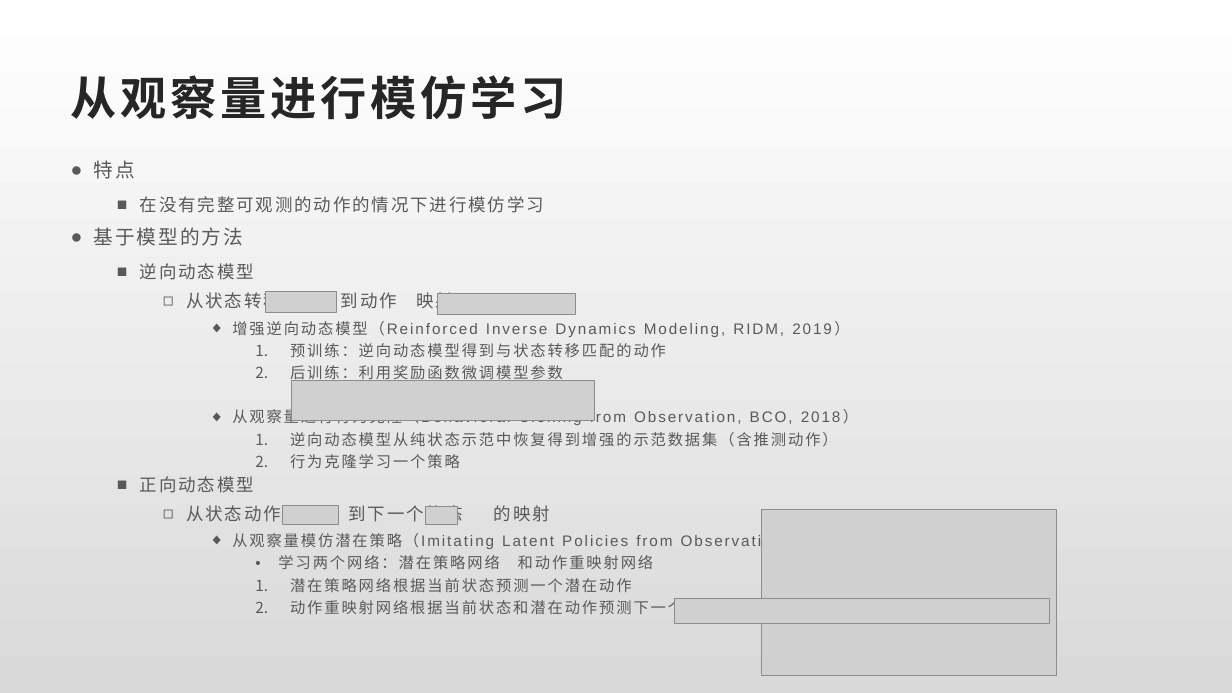
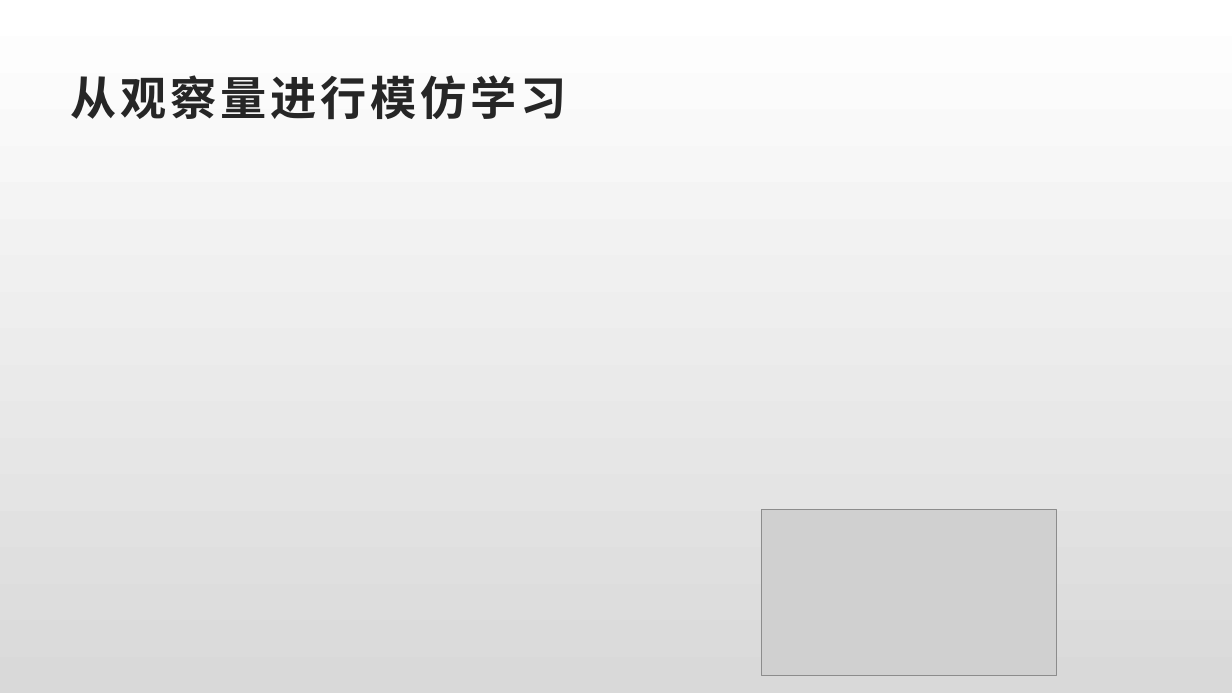
Before and after one commit to youchenlong/Code, a slide deck: slide 30 of Python/RL/深度强化学习.pptx (slide 22 before the commit). Drawn at 1232x693 pixels with LibreOffice and Linux fonts; fonts in the diff are those of the drawing; grey boxes stand for pictures; background and template pictures are left out. Boxes give left, top, right and bottom in pixels: in the first picture for what was removed or moved away, otherwise in the second. Text is boxed around its words. In the diff, an @@ line names an element or a change of style, - is before the commit and + after.

```diff
--- a/Python/RL/深度强化学习.pptx
+++ b/Python/RL/深度强化学习.pptx
@@ text removed at (94, 160, 841, 618) @@
-● 特点
-  ■ 在没有完整可观测的动作的情况下进行模仿学习
-● 基于模型的方法
-  ■ 逆向动态模型
-    ◻ 从状态转移 到动作 映射
-      ◆ 增强逆向动态模型（Reinforced Inverse Dynamics Modeling, RIDM, 2019）
-        1. 预训练：逆向动态模型得到与状态转移匹配的动作
-        2. 后训练：利用奖励函数微调模型参数
-      ◆ 从观察量进行行为克隆（Behavioral Cloning from Observation, BCO, 2018）
-        1. 逆向动态模型从纯状态示范中恢复得到增强的示范数据集（含推测动作）
-        2. 行为克隆学习一个策略
-  ■ 正向动态模型
-    ◻ 从状态动作对 到下一个状态 的映射
-      ◆ 从观察量模仿潜在策略（Imitating Latent Policies from Observation, ILPO, 2018）
-        • 学习两个网络：潜在策略网络 和动作重映射网络
-        1. 潜在策略网络根据当前状态预测一个潜在动作
-        2. 动作重映射网络根据当前状态和潜在动作预测下一个状态
@@ picture removed at (265, 291, 336, 312) @@
@@ picture removed at (437, 293, 576, 314) @@
@@ picture removed at (291, 381, 594, 421) @@
@@ picture removed at (282, 506, 338, 525) @@
@@ picture removed at (426, 506, 457, 524) @@
@@ picture removed at (675, 599, 1050, 624) @@
```
Also in this commit, not shown: 10 other slides changed, 8 slides added, 27 other files.
